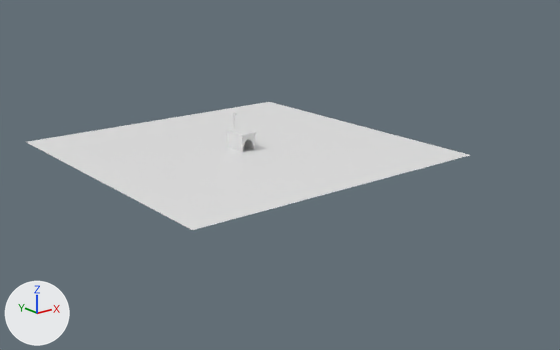
Two versions of the Blender file Curso/Environments/Intro.blend, one commit apart.
The view is the same before and after, from a 50 mm lens placed at (-110.2, -153.3, 51.9), pointed at (2.6, -12.3, -4.5). The lights are fixed; the arrows at lower left show +X, +Y and +Z.

Objects in the first picture: 'Plane', 'Ponte'.
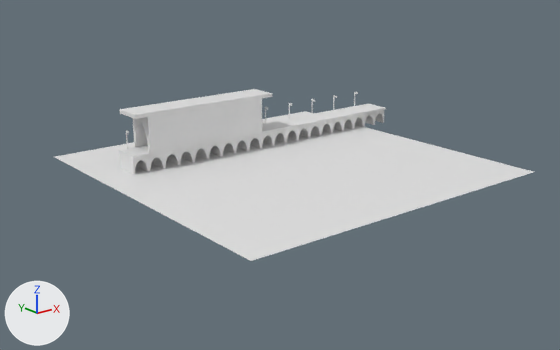
ob_cylinder_001 is not drawn itself; it is used by a modifier of ob_tunel.

What differs and where, as boxes (x1, y1, x2, y2) in the pictures (560 x 350 px):
'Plane', moved
    before: (27, 102, 470, 230)
    after: (55, 111, 533, 261)
'Tunel', added
    after: (119, 89, 272, 153)
'Ponte', moved, modifiers changed
    before: (226, 127, 256, 152)
    after: (118, 104, 386, 175)

The change, as a list of edits to the scene's bpy script:
```text
Change ob_plane:
    ob_plane.location: (0.0, 0.0, 0.0) -> (0.0, -17.9, 0.0)
Change ob_ponte:
    ob_ponte.location: (0.0, 0.0, 2.0) -> (-30.0, 0.0, 2.0)
    add _m = ob_ponte.modifiers.new('Array', 'ARRAY')
    add _m.count = 20
Add ob_cylinder_001:
    ob_cylinder_001 = bpy.data.objects.new('Cylinder.001', me_cylinder_001.copy())  # the mesh of ob_cylinder
    ob_cylinder_001.parent = ob_tunel
    ob_cylinder_001.matrix_parent_inverse = Matrix(((1.0, 0.0, 0.0, 0.0), (0.0, 1.0, 0.0, 0.0), (0.0, 0.0, 1.0, -2.0), (0.0, 0.0, 0.0, 1.0)))
    ob_cylinder_001.location = (0.0, 0.0, 0.0)
    ob_cylinder_001.rotation_euler = (1.571, 0.0, 0.0)  # degrees (90, 0, 0)
    ob_cylinder_001.scale = (1.66, 3.01, 4.06)
    ob_cylinder_001.hide_render = True
Add ob_tunel:
    ob_tunel = bpy.data.objects.new('Tunel', me_cube_003.copy())  # the mesh of ob_ponte
    ob_tunel.location = (-12.0, 0.0, 8.6)
    ob_tunel.rotation_euler = (0.0, 0.0, 1.571)  # degrees (0, 0, 90)
    ob_tunel.scale = (1.8, 5.3, 2.1)
    _m = ob_tunel.modifiers.new('Boolean', 'BOOLEAN')
    _m.object = ob_cylinder_001
```
